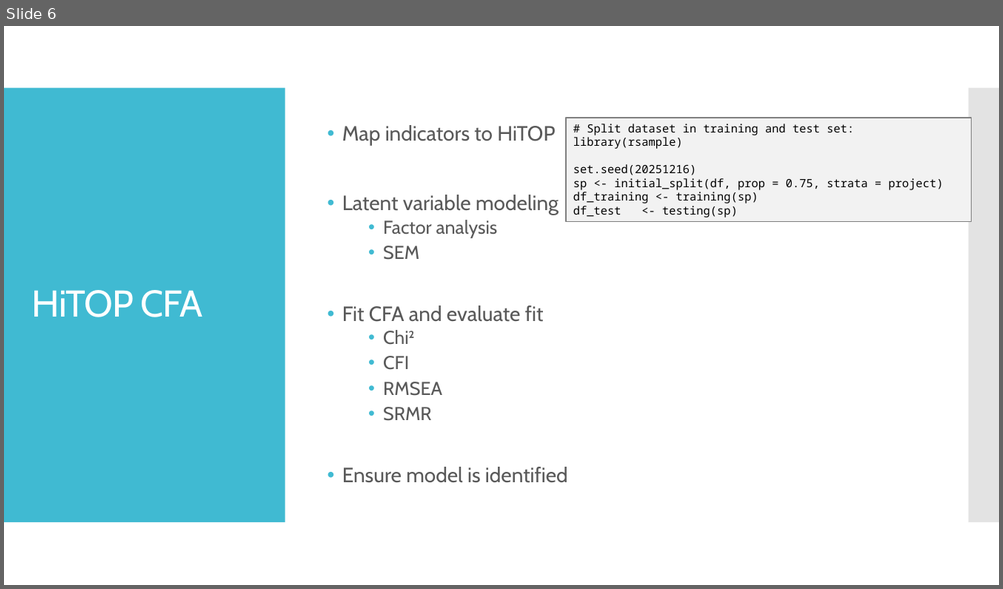
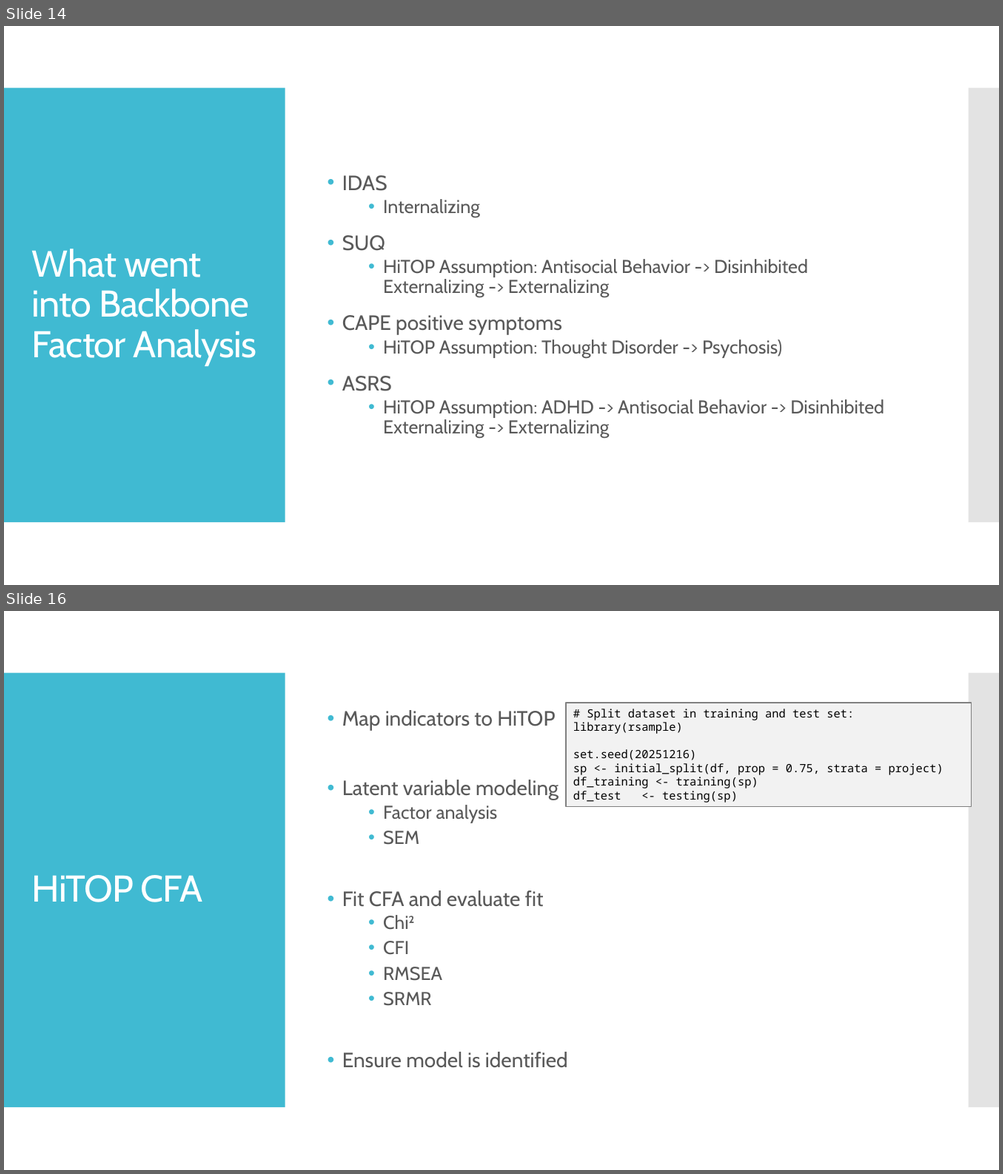
Before and after one commit to SaWilk/Clinical_Backbone_RU5389, a slide deck: information/Factor Analysis.pptx. Shown one above the other, each under a label of ours: slide 6 before the commit, slides 14 and 16 after it; the slides between them are not shown. The pictures are 1003x589 and 1003x1174 pixels, drawn with LibreOffice and Linux fonts; fonts in the diff are those of the drawing. Boxes give left, top, right and bottom in pixels: in the first picture for what was removed or moved away, otherwise in the second. Text is boxed around its words. In the diff, an @@ line names an element or a change of style, - is before the commit and + after.

```diff
--- a/information/Factor Analysis.pptx
+++ b/information/Factor Analysis.pptx
@@ slide 14 added at box(4, 26, 999, 585), background #FFFFFF; not listed: 2 template elements that a slide beside it also shows @@
@@ text added at box(342, 175, 884, 438), 18 pt, text #595959 @@
+• IDAS
+  • Internalizing
+• SUQ
+  • HiTOP Assumption: Antisocial Behavior -> Disinhibited Externalizing -> Externalizing
+• CAPE positive symptoms
+  • HiTOP Assumption: Thought Disorder -> Psychosis)
+• ASRS
+  • HiTOP Assumption: ADHD -> Antisocial Behavior -> Disinhibited Externalizing -> Externalizing
@@ title added at box(32, 249, 257, 366), 36 pt, text #FFFFFF @@
+What went into Backbone Factor Analysis
@@ what was slide 6 is now slide 16 @@
```
Also in this commit, not shown: 3 slides changed, 9 other slides added, 15 other files.
